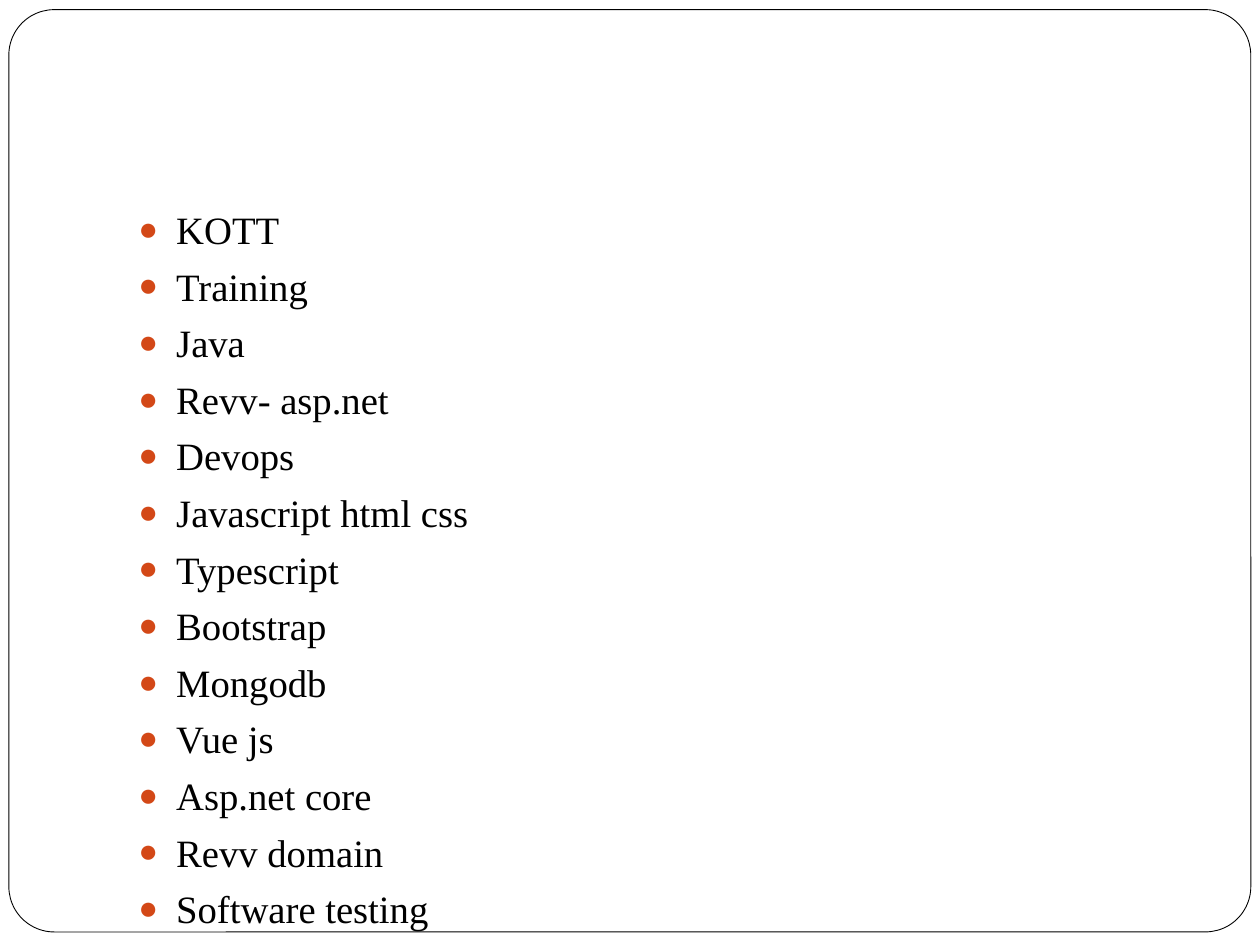
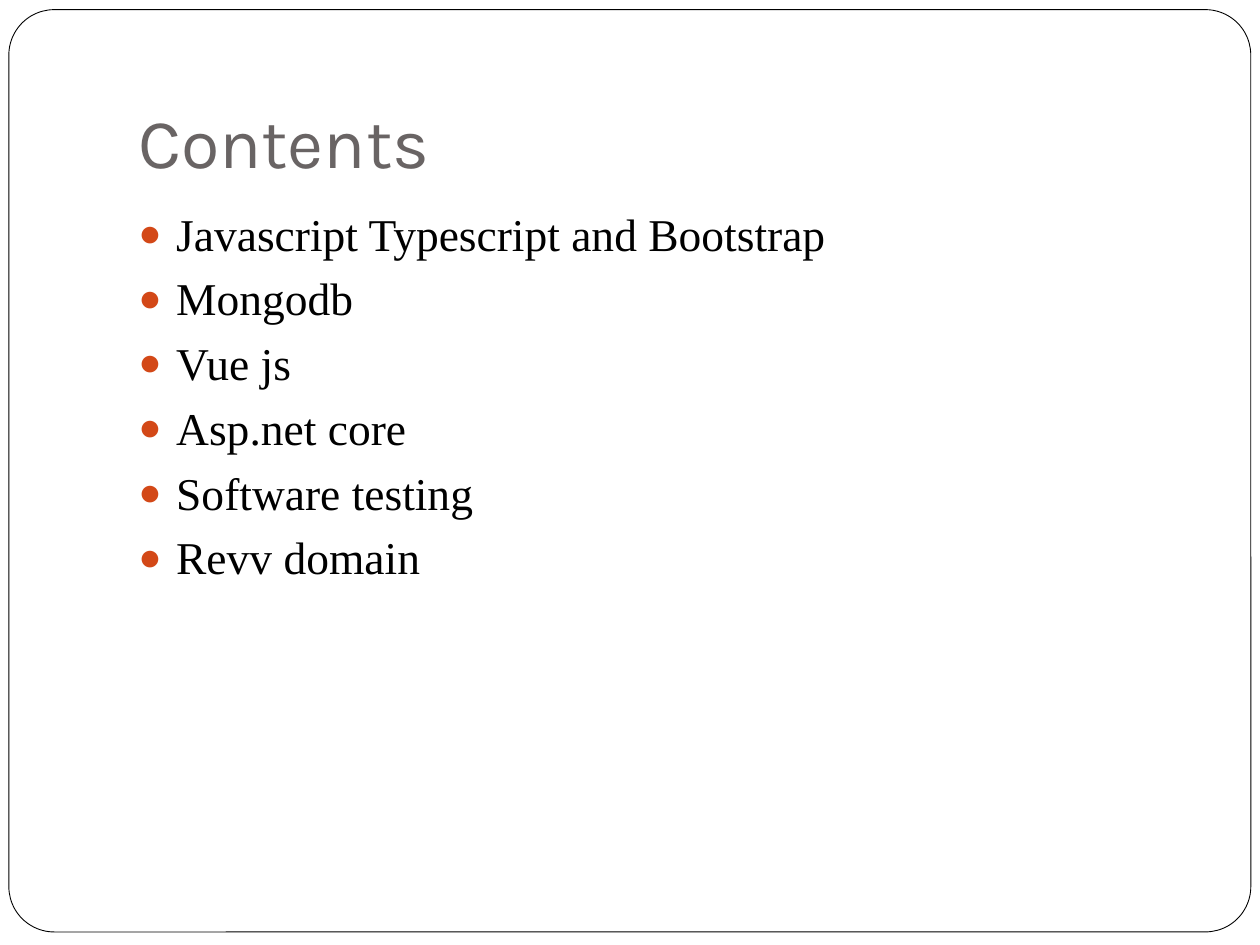
Before and after one commit to rosemarythomas994/VueR-assignment, a slide deck: slide 2 of Presentation Assignment.pptx. Drawn at 1260x945 pixels with LibreOffice and Linux fonts; fonts in the diff are those of the drawing. Boxes give left, top, right and bottom in pixels: in the first picture for what was removed or moved away, otherwise in the second. Text is boxed around its words. In the diff, an @@ line names an element or a change of style, - is before the commit and + after.

```diff
--- a/Presentation Assignment.pptx
+++ b/Presentation Assignment.pptx
@@ title added at (138,123,429,169), 40 pt, text #696464 @@
+Contents
@@ text at (176,219,825,260): text changed; size 22.1 to 26 pt @@
-● KOTT
-● Training
-● Java
-● Revv- asp.net
-● Devops
-● Javascript html css
-● Typescript
-● Bootstrap
+● Javascript Typescript and Bootstrap
@@ text at (176,283,420,575): size 22.1 to 26 pt in "Mongodb", "Vue js", "Asp.net core", "Revv domain" @@
@@ text at (176,478,473,519): paragraph added @@
+● Software testing
@@ text at (176,895,428,931): paragraph removed @@
-● Software testing
```
Also in this commit, not shown: 7 other slides changed, 5 slides added, 4 slides removed, 28 other files.
